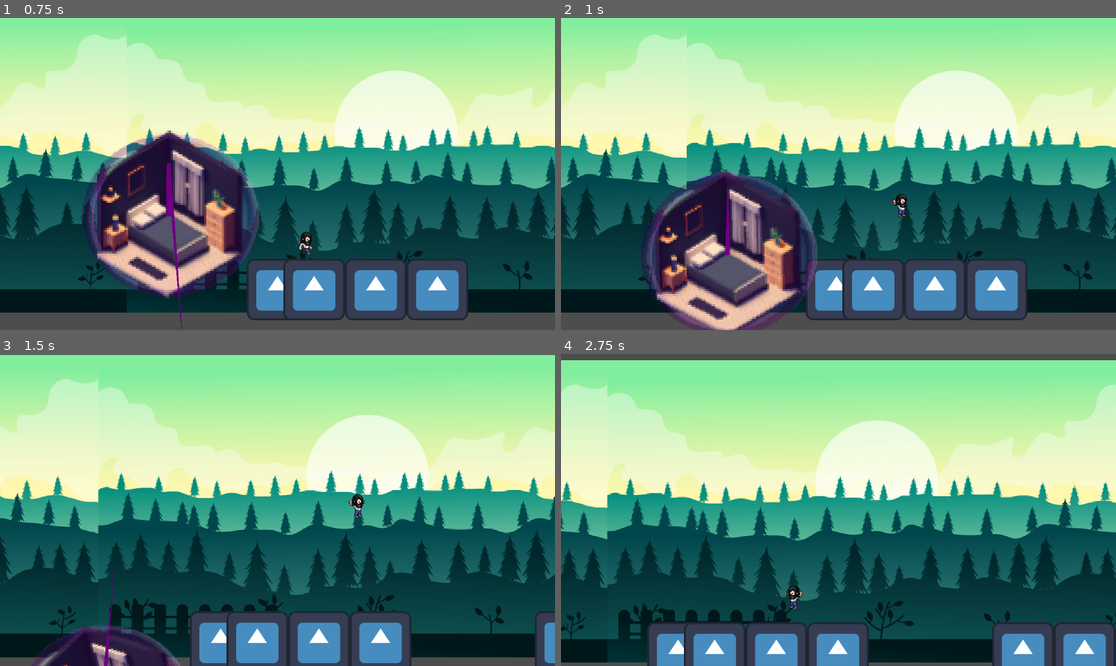
Above: before the commit, frames 1-4 (two rows, left to right).
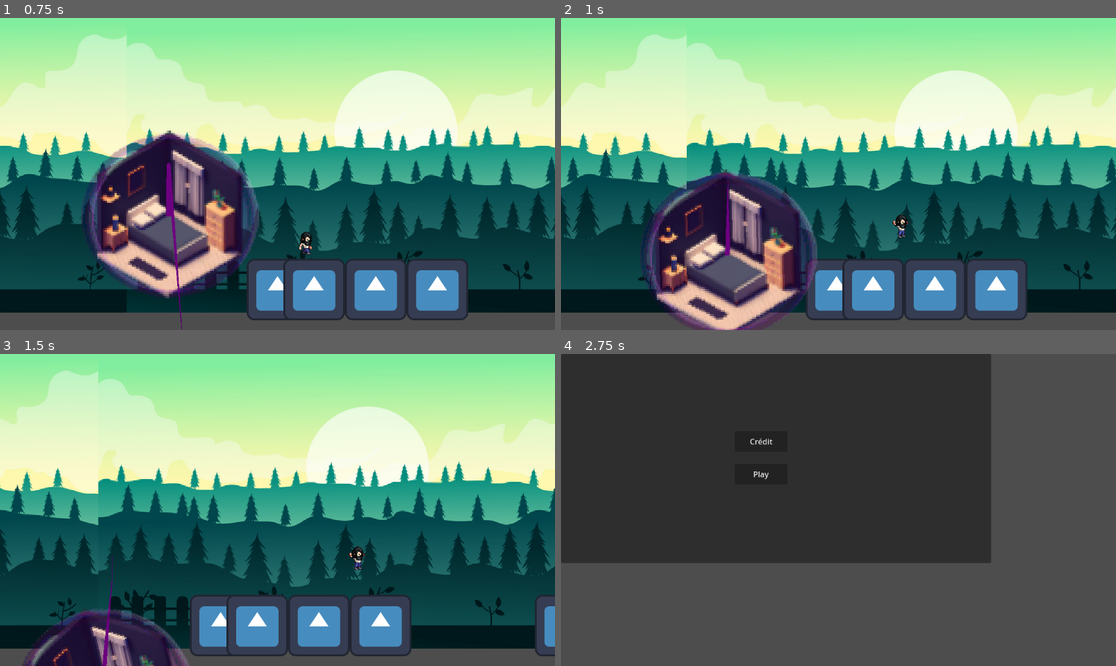
Above: after the commit, the same moments.

Repository: Narrop/Jame-Gam-17
Game: Godot game, scene res://Scenes/Levels/Level1.tscn
Two runs of this game, one before a commit and one after it. Both use one fixed random seed, a clock stepped at 60 frames per second and the inputs below. The engine's default icon, where the game draws it, is replaced by a stand-in: a white triangle on a blue panel in a dark square.
Inputs:
- Up to frame 1 (0.75 s): tap Enter (ui_accept) at 0.5 s; hold Right (ui_right) from 0.53 s (still down)
- Up to frame 2 (1 s): keep holding Right (ui_right); tap Enter (ui_accept) at 0.77 s
- Up to frame 3 (1.5 s): keep holding Right (ui_right)
- Up to frame 4 (2.75 s): tap Enter (ui_accept) at 1.52 s; release Right (ui_right) at 2.03 s; hold Left (ui_left) from 2.03 s (still down)

Frame 1 is identical in both runs. In frame 2, 0.2% of the frame differs, in the area x 59-63%, y 56-71%; in frame 3, 24%; in frame 4, 96%, in the area x 0-100%, y 0-100%.

Commit message:
Update Player.gd

Diff:
--- a/Scenes/Actors/Player.gd
+++ b/Scenes/Actors/Player.gd
@@ -2,7 +2,7 @@
 
 
 const SPEED = 300.0
-const JUMP_VELOCITY = -400.0
+const JUMP_VELOCITY = -200.0
 
 # Get the gravity from the project settings to be synced with RigidBody nodes.
 var gravity = ProjectSettings.get_setting("physics/2d/default_gravity")
